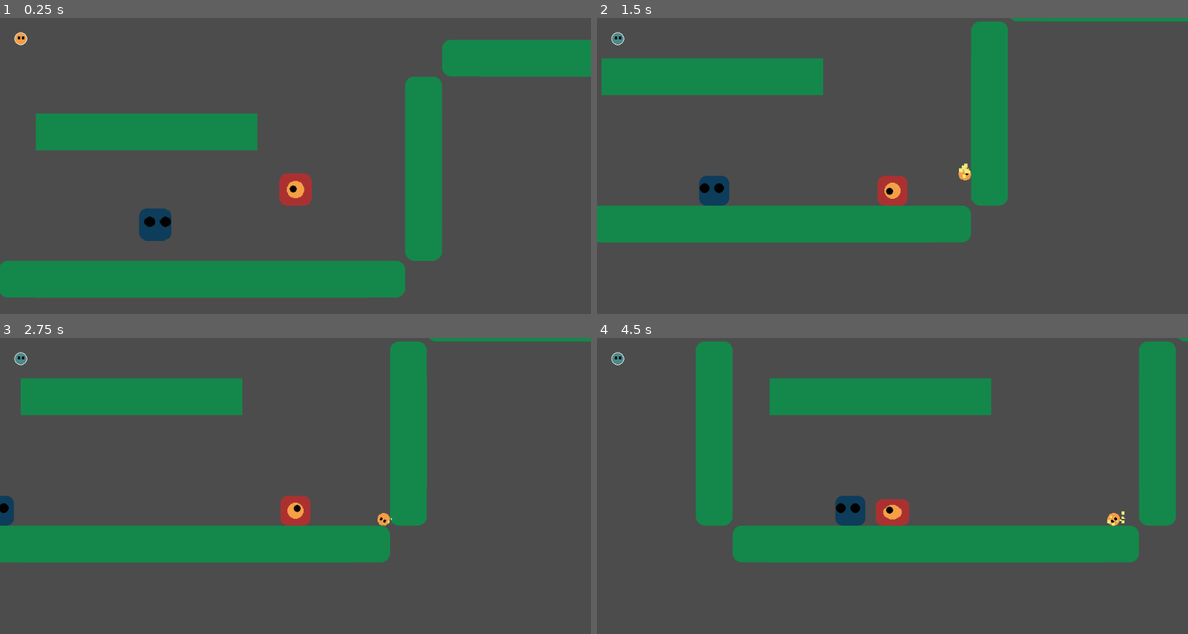
Above: before the commit, frames 1-4 (two rows, left to right).
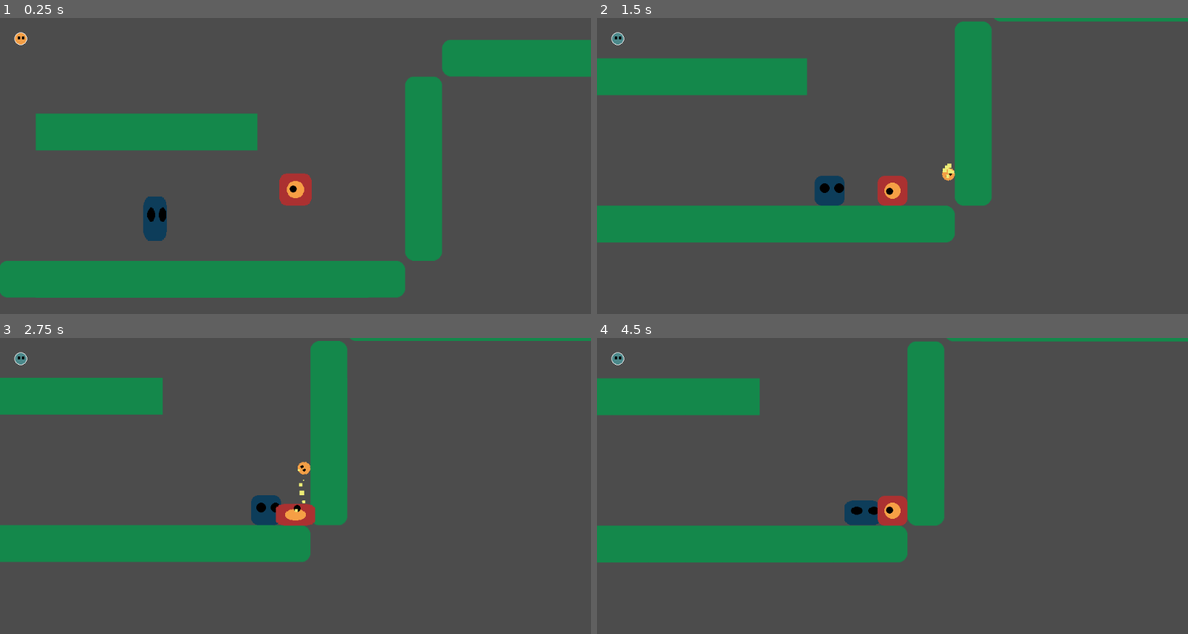
Above: after the commit, the same moments.

Repository: SaitenHazard/one_for_all
Game: Godot game, scene res://Scenes/MainScene.tscn
The game is run twice, just before and just after one commit, with the same random seed, the same clock (stepped at 60 frames per second) and the same inputs.
Inputs (mouse positions are in pixels of both pictures, inside the frame that each line leads up to):
- Up to frame 1 (0.25 s): no input
- Up to frame 2 (1.5 s): move the mouse to (1022, 174) at 0.52 s; press the mouse at (1022, 174) at 0.53 s; hold D (move_right) 0.53-1.28 s; move the mouse to (774, 207) at 1.27 s; release the mouse at (774, 207) at 1.28 s; hold A (move_left) from 1.28 s (still down); click (774, 207) at 1.35 s
- Up to frame 3 (2.75 s): move the mouse to (354, 435) at 2.02 s; release A (move_left) at 2.03 s; press the mouse at (354, 435) at 2.03 s; hold D (move_right) from 2.03 s (still down)
- Up to frame 4 (4.5 s): move the mouse to (862, 580) at 2.77 s; release the mouse at (862, 580) at 2.78 s; click (862, 580) at 2.85 s; move the mouse to (1069, 562) at 3.52 s; release D (move_right) at 3.53 s; press the mouse at (1069, 562) at 3.53 s; hold A (move_left) from 3.53 s (still down); move the mouse to (715, 459) at 4.27 s; release the mouse at (715, 459) at 4.28 s; click (715, 459) at 4.35 s

The runs differ from the first frame. In frame 1, 0.4% of the frame differs, in the area x 23-29%, y 60-76%; in frame 2, 5.3%; in frame 3, 13%; in frame 4, 25%, in the area x 0-100%, y 0-76%.

Commit message:
07/10/2021 03:24AM

Diff:
--- a/Game/Scenes/Enemy2.tscn
+++ b/Game/Scenes/Enemy2.tscn
@@ -40,3 +40,4 @@
 cast_to = Vector2( 0, 32 )
 [connection signal="body_entered" from="." to="." method="_on_Enemy2_body_entered"]
 [connection signal="body_entered" from="." to="." method="_on_Player_body_entered"]
+[connection signal="timeout" from="Cooldown" to="." method="_on_Cooldown_timeout"]
--- a/Game/Scenes/MainScene.tscn
+++ b/Game/Scenes/MainScene.tscn
@@ -133,7 +133,9 @@
 [node name="MainScene" type="Node2D"]
 position = Vector2( 0, -23.7841 )
 
-[node name="TileMap" type="TileMap" parent="."]
+[node name="TileMap" type="TileMap" parent="." groups=[
+"tile",
+]]
 tile_set = SubResource( 6 )
 cell_custom_transform = Transform2D( 1, 0, 0, 1, 0, 0 )
 collision_layer = 7
--- a/Game/Scripts/Enemy2.gd
+++ b/Game/Scripts/Enemy2.gd
@@ -3,9 +3,10 @@
 const WALK_VELOCITY : float  = 200.0
 const AIR_VELOCITY : float  = 150.0
 const AIR_DEACCEL : float  = 800.0
-const JUMP_VELOCITY : float  = 600.0
+const JUMP_VELOCITY : float  = 200.0
 const MAX_FLOOR_AIRBORNE_TIME : float  = 0.15
 const BULLET_ACCEL  : float = 800.0
+const COOLDOWN_TIME  : float = 0.55
 
 var airborne_time = 1e20
 var body_state
@@ -15,6 +16,11 @@
 var linear_velocity_previous : Vector2
 var hit_ground : bool
 var walk_direction : float = 1.0
+var dead : bool = false
+var lives : int = 1
+var jump : bool = false
+var got_hit : bool = false
+var bullet_velocity_sign : int = 0
 
 onready var Cooldown : Timer = $Cooldown
 onready var Sprite_var : Sprite = $Sprite
@@ -25,6 +31,11 @@
 
 func _process(delta):
 	_do_animations(delta)
+	_do_death()
+
+func _do_death():
+	if got_hit == false and lives == 0 and on_floor == true and jump == false:
+		self.queue_free()
 
 func _do_animations(delta) -> void:
 	var scale_lerp : Vector2
@@ -34,7 +45,7 @@
 	else:
 		Sprite_var.flip_h = false
 
-	if not on_floor:
+	if not on_floor or got_hit:
 		hit_ground = false
 
 		scale_lerp.x = range_lerp(abs(linear_velocity_var.y), 0, abs(JUMP_VELOCITY), 1.25, 0.75)
@@ -65,6 +76,10 @@
 
 func _set_velocity():
 	on_floor = airborne_time < MAX_FLOOR_AIRBORNE_TIME
+
+	if got_hit:
+		linear_velocity_var.x = WALK_VELOCITY * bullet_velocity_sign
+
 	linear_velocity_var += body_state.get_total_gravity() * step
 	body_state.set_linear_velocity(linear_velocity_var)
 
@@ -79,16 +94,18 @@
 			found_floor = true
 			floor_index = x
 
-		if contact_normal.x > 0.9:
-			walk_direction = 1.0
-		elif contact_normal.x < -0.9:
+		if body_state.get_contact_collider_object(x).is_in_group('tile'):
+			if contact_normal.x > 0.9:
+				walk_direction = 1.0
+			elif contact_normal.x < -0.9:
+				walk_direction = -1.0
+
+	if not got_hit:
+		if not RayCast2DRight.is_colliding() and RayCast2DLeft.is_colliding():
 			walk_direction = -1.0
 
-	if not RayCast2DRight.is_colliding() and RayCast2DLeft.is_colliding():
-		walk_direction = -1.0
-
-	if RayCast2DRight.is_colliding() and not RayCast2DLeft.is_colliding():
-		walk_direction = 1.0
+		if RayCast2DRight.is_colliding() and not RayCast2DLeft.is_colliding():
+			walk_direction = 1.0
 
 	if found_floor:
 		airborne_time = 0.0
@@ -97,8 +114,11 @@
 
 func _move_floor():
 	if on_floor:
+		if jump:
+			linear_velocity_var.y = -JUMP_VELOCITY
+			jump = false
+
 		linear_velocity_var.x = WALK_VELOCITY * walk_direction
-
 		linear_velocity_previous = linear_velocity_var
 
 func _move_air():
@@ -112,7 +132,16 @@
 
 func _on_Enemy2_body_entered(body):
 	if body.is_in_group('bullet'):
+		jump = true
+		got_hit = true
+		Cooldown.start(COOLDOWN_TIME)
+		bullet_velocity_sign = sign(body.get_linear_velocity().x)
 		var Utility = preload("res://Scripts/Utility.gd").new()
 		body.queue_free()
 		var child = Utility.reparent(body.get_node('Particles2D'), get_node("/root/MainScene"))
 		Utility.delay_queue_free(child, 0.3)
+
+		lives = lives - 1
+
+func _on_Cooldown_timeout():
+	got_hit = false
